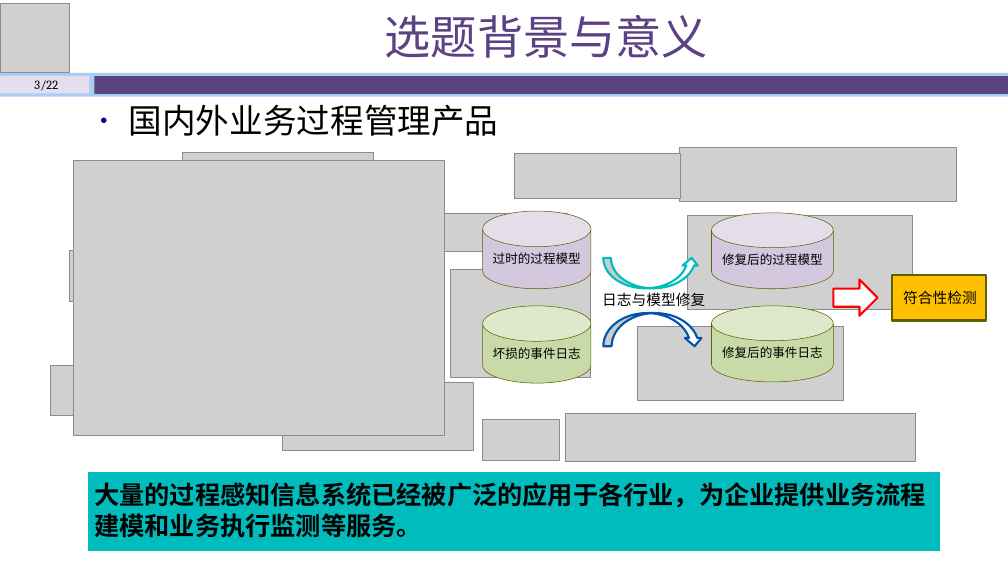
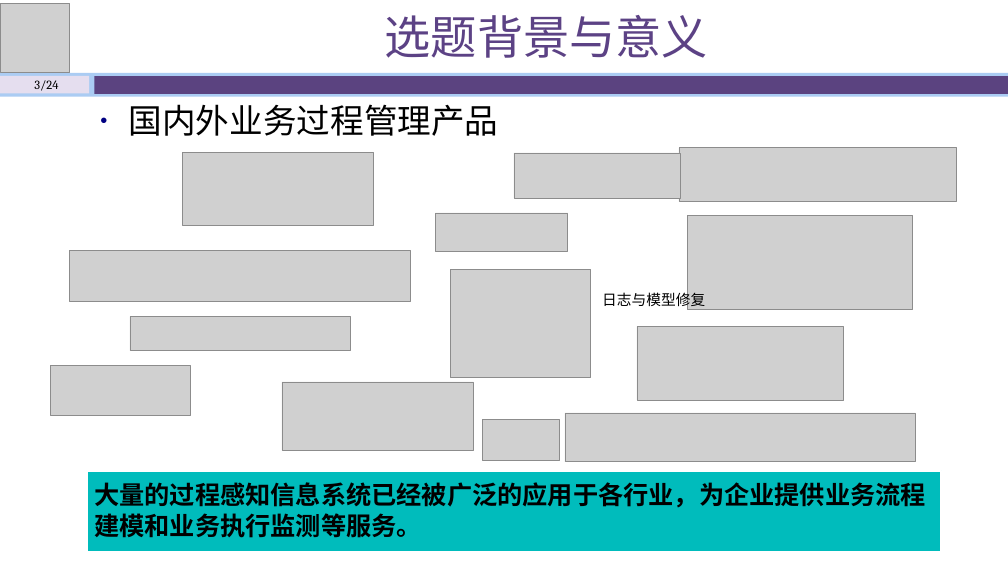
Before and after one commit to shawn47/0930, a slide deck: slide 3 of 开题答辩930_肖永博.pptx. Drawn at 1008x567 pixels with LibreOffice and Linux fonts; fonts in the diff are those of the drawing; grey boxes stand for pictures. Boxes give left, top, right and bottom in pixels: in the first picture for what was removed or moved away, otherwise in the second. Text is boxed around its words. In the diff, an @@ line names an element or a change of style, - is before the commit and + after.

```diff
--- a/开题答辩930_肖永博.pptx
+++ b/开题答辩930_肖永博.pptx
@@ text at <box>34,80,58,91</box>: text changed @@
-3/22
+3/24
@@ picture removed at <box>73,160,445,435</box> @@
@@ cylinder removed at <box>482,211,591,289</box> @@
-过时的过程模型
@@ cylinder removed at <box>712,212,833,289</box> @@
-修复后的过程模型
@@ curved up arrow removed at <box>603,258,699,288</box> @@
@@ right arrow removed at <box>833,280,878,316</box> @@
@@ rectangle removed at <box>892,274,986,321</box> @@
@@ text removed at <box>903,290,977,304</box> @@
-符合性检测
@@ picture added at <box>130,317,351,351</box> @@
@@ cylinder removed at <box>482,306,591,383</box> @@
-坏损的事件日志
@@ curved down arrow removed at <box>603,313,703,346</box> @@
@@ cylinder removed at <box>712,306,833,383</box> @@
-修复后的事件日志
```
Also in this commit, not shown: 20 other slides changed, 1 slide added, 2 other files.
